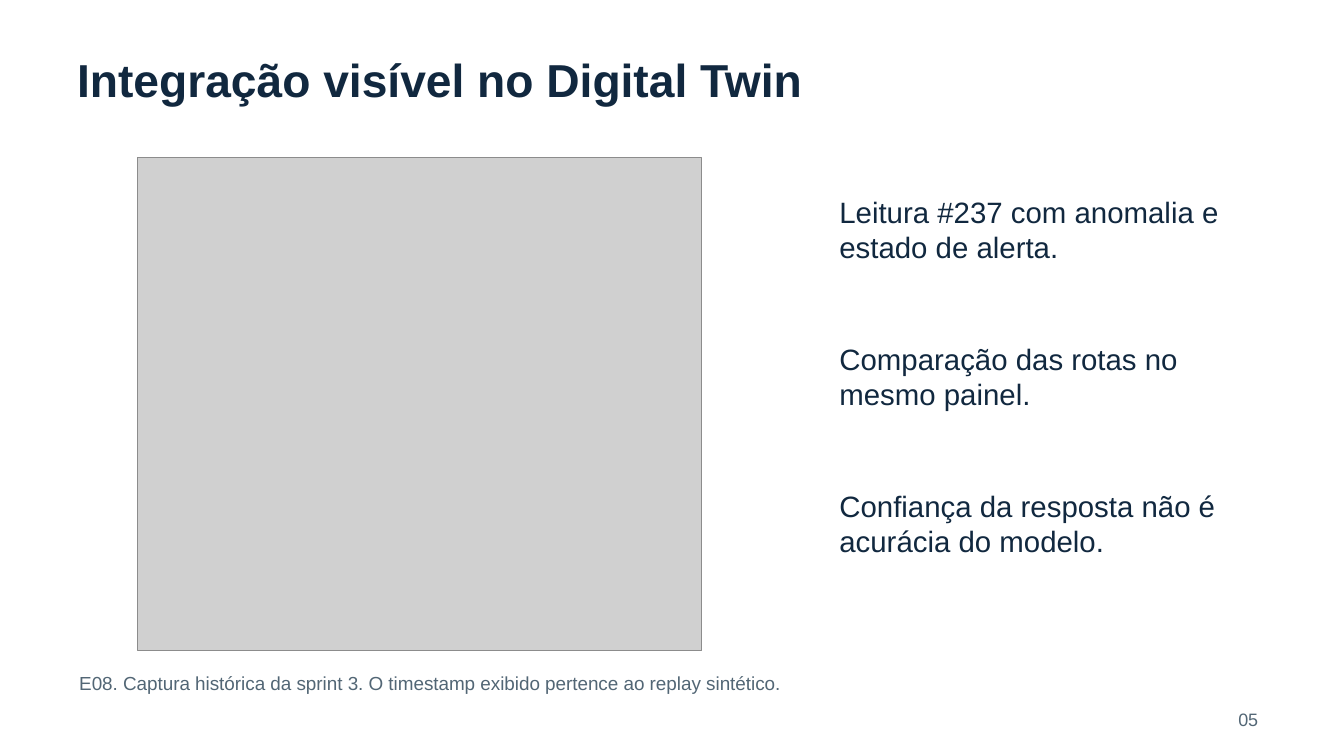
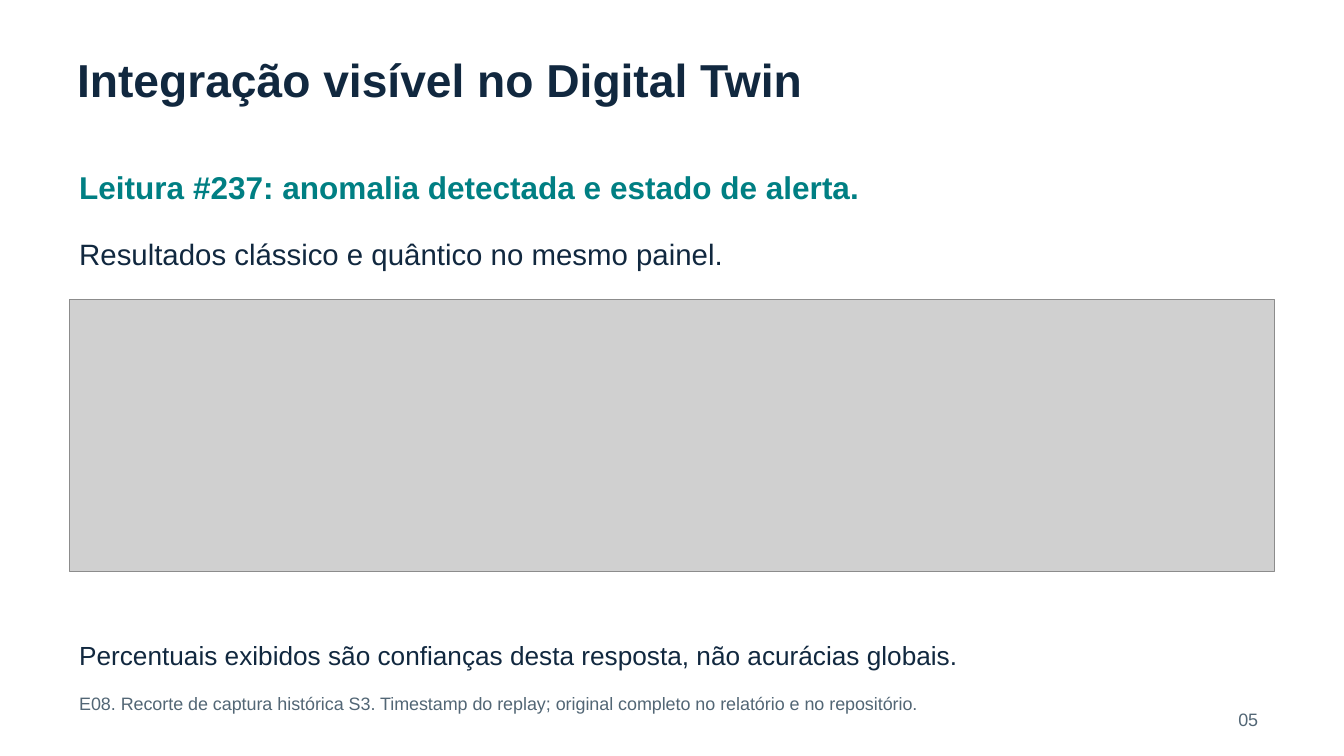
Before and after one commit to viniciusadrian1/CS4Quantica, a slide deck: slide 5 of docs/sprint4/entrega/Apresentacao_Final_FORZY_Sprint4.pptx. Drawn at 1344x756 pixels with LibreOffice and Linux fonts; fonts in the diff are those of the drawing; grey boxes stand for pictures. Boxes give left, top, right and bottom in pixels: in the first picture for what was removed or moved away, otherwise in the second. Text is boxed around its words. In the diff, an @@ line names an element or a change of style, - is before the commit and + after.

Commit message:
Revisa fechamento documental e apresentação da Sprint 4

```diff
--- a/docs/sprint4/entrega/Apresentacao_Final_FORZY_Sprint4.pptx
+++ b/docs/sprint4/entrega/Apresentacao_Final_FORZY_Sprint4.pptx
@@ text at box(79, 176, 859, 200): text changed; size 21 to 22.5 pt; text colour #11283F to #007F83; bold on @@
-Leitura #237 com anomalia e estado de alerta.
+Leitura #237: anomalia detectada e estado de alerta.
@@ text added at box(79, 243, 723, 271), 21 pt, text #11283F @@
+Resultados clássico e quântico no mesmo painel.
@@ picture: place and size @@
-picture at box(138, 157, 703, 651)
+picture at box(70, 299, 1275, 572)
@@ text removed at box(839, 348, 1178, 411) @@
-Comparação das rotas no mesmo painel.
@@ text removed at box(839, 495, 1215, 553) @@
-Confiança da resposta não é acurácia do modelo.
@@ text added at box(79, 645, 957, 671), 18.8 pt, text #11283F @@
+Percentuais exibidos são confianças desta resposta, não acurácias globais.
@@ text at box(79, 697, 917, 714): text changed; size 13.5 to 12.8 pt @@
-E08. Captura histórica da sprint 3. O timestamp exibido pertence ao replay sintético.
+E08. Recorte de captura histórica S3. Timestamp do replay; original completo no relatório e no repositório.
```
Also in this commit, not shown: 7 other slides changed, 12 other files.
